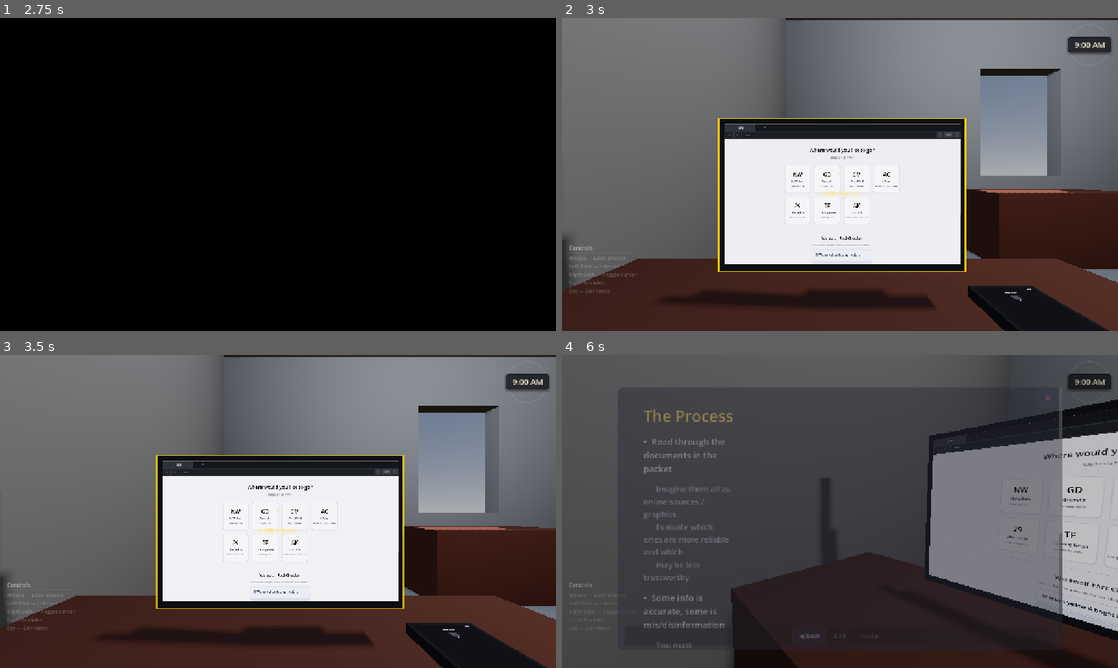
Above: before the commit, frames 1-4 (two rows, left to right).
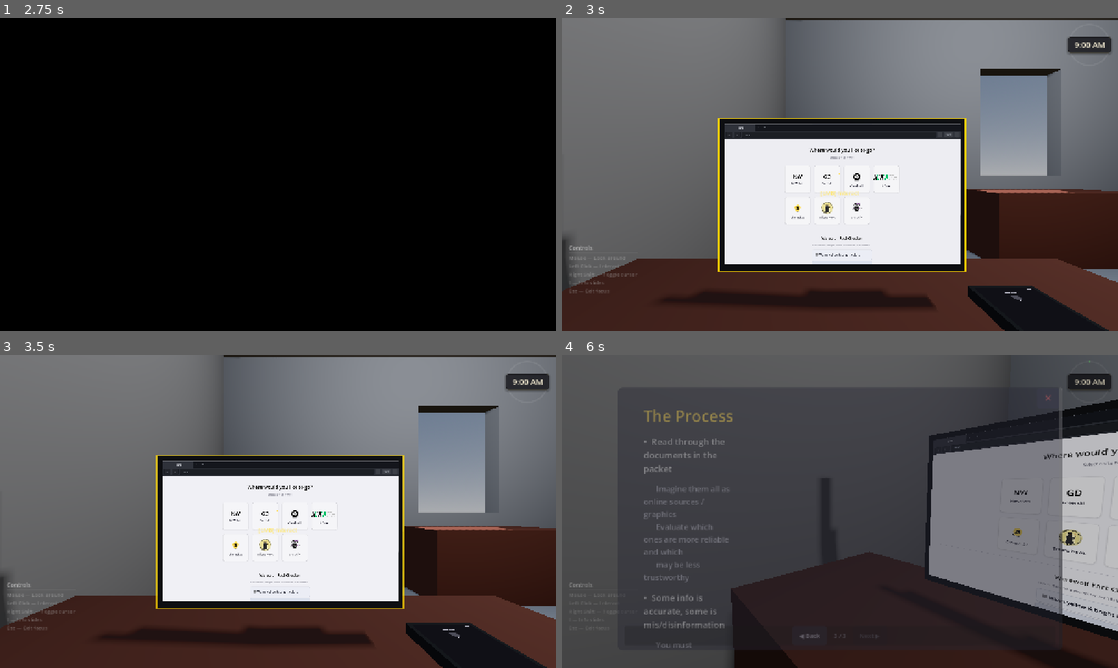
Above: after the commit, the same moments.

Repository: nickcyran/werewolf-on-campus
Game: Godot game, scene res://ui/landing_page/landing_page.tscn
Two runs of this game, one before a commit and one after it. Both use one fixed random seed, a clock stepped at 60 frames per second and the inputs below. Sound files missing from this copy of the repository are replaced by a short silence.
Inputs (mouse positions are in pixels of both pictures, inside the frame that each line leads up to):
- Up to frame 1 (2.75 s): click "Next ▶" at 0.5 s; click "Next ▶" at 1.25 s; click "Begin ▶" at 2 s
- Up to frame 2 (3 s): tap Enter at 2.75 s; move the mouse to (962, 158) at 2.77 s; press the mouse at (962, 158) at 2.78 s
- Up to frame 3 (3.5 s): no input
- Up to frame 4 (6 s): tap Space at 3.5 s; move the mouse to (812, 511) at 3.52 s; release the mouse at (812, 511) at 3.53 s; tap I (toggle_info) at 3.6 s; click (812, 511) at 3.67 s; click "Next ▶" at 4.25 s; click "Next ▶" at 5 s; click "✕" at 5.75 s

Frame 1 is identical in both runs. In frame 2, 0.4% of the frame differs, in the area x 40-61%, y 49-65%; in frame 3, 0.4%; in frame 4, 0.5%, in the area x 80-100%, y 42-66%.

Commit message:
Browser Home Site Logos

Diff:
--- a/features/sites/home/browser_home.gd
+++ b/features/sites/home/browser_home.gd
@@ -6,6 +6,7 @@
 @export var site_labels: PackedStringArray = []
 @export var site_descriptions: PackedStringArray = []
 @export var site_icons: PackedStringArray = []
+@export var site_logos: Array[Texture2D] = []
 
 @onready var _grid: GridContainer = $Scroll/PageContent/SitesSection/Grid
 @onready var _checklist_items: VBoxContainer = $Scroll/PageContent/ChecklistSection/ChecklistMargin/ChecklistVBox/ChecklistItems
@@ -18,9 +19,10 @@
 		var label_text: String = site_labels[i] if i < site_labels.size() else "Site"
 		var desc_text: String = site_descriptions[i] if i < site_descriptions.size() else ""
 		var icon_text: String = site_icons[i] if i < site_icons.size() else ""
+		var logo: Texture2D = site_logos[i] if i < site_logos.size() else null
 		var tile: HomeSiteTile = HomeSiteTileScene.instantiate() as HomeSiteTile
 		tile.navigate_requested.connect(_navigate_to)
-		tile.configure(icon_text, label_text, desc_text, site_scenes[i])
+		tile.configure(icon_text, label_text, desc_text, site_scenes[i], logo)
 		_grid.add_child(tile)
 
 	_build_checklist()
--- a/features/sites/home/browser_home.tscn
+++ b/features/sites/home/browser_home.tscn
@@ -1,15 +1,20 @@
 [gd_scene format=3 uid="uid://cwpmhn0ngqhpn"]
 
-[ext_resource type="Script" path="res://features/sites/home/browser_home.gd" id="1_home"]
+[ext_resource type="Script" uid="uid://degg7qsgmghtb" path="res://features/sites/home/browser_home.gd" id="1_home"]
 [ext_resource type="PackedScene" uid="uid://bqkh6hns1kohv" path="res://features/sites/nowolves/nowolves.tscn" id="2_nw"]
 [ext_resource type="PackedScene" uid="uid://jx04rrr7disu" path="res://features/sites/greendit/greendit.tscn" id="3_greendit"]
-[ext_resource type="PackedScene" uid="uid://email_client" path="res://features/sites/email/EmailClient.tscn" id="4_email"]
-[ext_resource type="PackedScene" path="res://features/sites/acww/acww_main.tscn" id="5_acww"]
-[ext_resource type="PackedScene" path="res://features/sites/channel29/channel29.tscn" id="6_ch29"]
-[ext_resource type="PackedScene" path="res://features/sites/trifangnews/trifang_news.tscn" id="7_tfn"]
+[ext_resource type="PackedScene" uid="uid://cd1j70hcw1372" path="res://features/sites/email/EmailClient.tscn" id="4_email"]
+[ext_resource type="PackedScene" uid="uid://kgsdixpw20t6" path="res://features/sites/acww/acww_main.tscn" id="5_acww"]
+[ext_resource type="PackedScene" uid="uid://c7lsmvhqyxdfx" path="res://features/sites/channel29/channel29.tscn" id="6_ch29"]
+[ext_resource type="PackedScene" uid="uid://c4ya7npfp4aot" path="res://features/sites/trifangnews/trifang_news.tscn" id="7_tfn"]
 [ext_resource type="PackedScene" uid="uid://dqt5k7rnx2p8c" path="res://features/sites/shockify/shockify.tscn" id="8_shockify"]
+[ext_resource type="Texture2D" uid="uid://bc4lqvpe3n3qb" path="res://assets/logos/CloudMail_logo.png" id="9_logo_cm"]
+[ext_resource type="Texture2D" uid="uid://uh7v0v0flufl" path="res://assets/logos/ACWW.png" id="10_logo_acww"]
+[ext_resource type="Texture2D" uid="uid://gr3lfro17hif" path="res://assets/mockups/Curved text of Channel 29 News logo.png" id="11_6ly25"]
+[ext_resource type="Texture2D" uid="uid://bh2slt1wk4g4s" path="res://assets/logos/Trifang-crest.png" id="12_k066q"]
+[ext_resource type="Texture2D" uid="uid://dlw4sliwnm120" path="res://assets/SHOCKIFY logo.png" id="13_logo_sk"]
 
-[node name="BrowserHome" type="Control"]
+[node name="BrowserHome" type="Control" unique_id=1913955789]
 layout_mode = 3
 anchors_preset = 15
 anchor_right = 1.0
@@ -19,13 +24,13 @@
 size_flags_horizontal = 3
 size_flags_vertical = 3
 script = ExtResource("1_home")
+site_scenes = Array[PackedScene]([ExtResource("2_nw"), ExtResource("3_greendit"), ExtResource("4_email"), ExtResource("5_acww"), ExtResource("6_ch29"), ExtResource("7_tfn"), ExtResource("8_shockify")])
+site_labels = ["NoWolves", "Greendit", "Cloudmail", "ACWW", "Channel 29", "Trifang News", "Shockify"]
+site_icons = ["NW", "GD"]
+site_logos = Array[Texture2D]([null, null, ExtResource("9_logo_cm"), ExtResource("10_logo_acww"), ExtResource("11_6ly25"), ExtResource("12_k066q"), ExtResource("13_logo_sk")])
 site_title = "Home"
-site_scenes = Array[PackedScene]([ExtResource("2_nw"), ExtResource("3_greendit"), ExtResource("4_email"), ExtResource("5_acww"), ExtResource("6_ch29"), ExtResource("7_tfn"), ExtResource("8_shockify")])
-site_labels = PackedStringArray("NoWolves", "Greendit", "CloudMail", "ACWW", "Channel 29", "Tri-Fang News", "Shockify")
-site_descriptions = PackedStringArray("News & articles", "Campus forum", "Campus email", "Official commission news", "Local news station", "University news", "Campus podcast streaming")
-site_icons = PackedStringArray("NW", "GD", "CM", "AC", "29", "TF", "SK")
 
-[node name="Background" type="ColorRect" parent="."]
+[node name="Background" type="ColorRect" parent="." unique_id=642152478]
 layout_mode = 1
 anchors_preset = 15
 anchor_right = 1.0
@@ -35,7 +40,7 @@
 mouse_filter = 2
 color = Color(0.94, 0.94, 0.96, 1)
 
-[node name="Scroll" type="ScrollContainer" parent="."]
+[node name="Scroll" type="ScrollContainer" parent="." unique_id=414018613]
 layout_mode = 1
 anchors_preset = 15
 anchor_right = 1.0
@@ -44,79 +49,79 @@
 grow_vertical = 2
 horizontal_scroll_mode = 0
 
-[node name="PageContent" type="VBoxContainer" parent="Scroll"]
+[node name="PageContent" type="VBoxContainer" parent="Scroll" unique_id=597536530]
 layout_mode = 2
 size_flags_horizontal = 3
 theme_override_constants/separation = 0
 
-[node name="TopSpacer" type="Control" parent="Scroll/PageContent"]
+[node name="TopSpacer" type="Control" parent="Scroll/PageContent" unique_id=1335530579]
 custom_minimum_size = Vector2(0, 40)
 layout_mode = 2
 
-[node name="SitesSection" type="VBoxContainer" parent="Scroll/PageContent"]
+[node name="SitesSection" type="VBoxContainer" parent="Scroll/PageContent" unique_id=642043645]
 layout_mode = 2
 size_flags_horizontal = 4
 theme_override_constants/separation = 12
 
-[node name="TitleLabel" type="Label" parent="Scroll/PageContent/SitesSection"]
+[node name="TitleLabel" type="Label" parent="Scroll/PageContent/SitesSection" unique_id=1991258954]
 layout_mode = 2
 theme_override_colors/font_color = Color(0.15, 0.15, 0.15, 1)
 theme_override_font_sizes/font_size = 26
 text = "Where would you like to go?"
 horizontal_alignment = 1
 
-[node name="Subtitle" type="Label" parent="Scroll/PageContent/SitesSection"]
+[node name="Subtitle" type="Label" parent="Scroll/PageContent/SitesSection" unique_id=1118171839]
 layout_mode = 2
 theme_override_colors/font_color = Color(0.5, 0.5, 0.55, 1)
 theme_override_font_sizes/font_size = 12
 text = "Select a site to browse"
 horizontal_alignment = 1
 
-[node name="Spacer" type="Control" parent="Scroll/PageContent/SitesSection"]
+[node name="Spacer" type="Control" parent="Scroll/PageContent/SitesSection" unique_id=980175833]
 custom_minimum_size = Vector2(0, 8)
 layout_mode = 2
 
-[node name="Grid" type="GridContainer" parent="Scroll/PageContent/SitesSection"]
+[node name="Grid" type="GridContainer" parent="Scroll/PageContent/SitesSection" unique_id=1355616539]
 layout_mode = 2
 size_flags_horizontal = 4
 theme_override_constants/h_separation = 20
 theme_override_constants/v_separation = 20
 columns = 4
 
-[node name="Divider" type="MarginContainer" parent="Scroll/PageContent"]
+[node name="Divider" type="MarginContainer" parent="Scroll/PageContent" unique_id=1868374452]
 layout_mode = 2
 theme_override_constants/margin_left = 60
 theme_override_constants/margin_top = 28
 theme_override_constants/margin_right = 60
 theme_override_constants/margin_bottom = 28
 
-[node name="Line" type="ColorRect" parent="Scroll/PageContent/Divider"]
+[node name="Line" type="ColorRect" parent="Scroll/PageContent/Divider" unique_id=793270794]
 custom_minimum_size = Vector2(0, 1)
 layout_mode = 2
 color = Color(0.78, 0.78, 0.82, 1)
 
-[node name="ChecklistSection" type="VBoxContainer" parent="Scroll/PageContent"]
+[node name="ChecklistSection" type="VBoxContainer" parent="Scroll/PageContent" unique_id=574218946]
 layout_mode = 2
 size_flags_horizontal = 4
 theme_override_constants/separation = 10
 
-[node name="ChecklistMargin" type="MarginContainer" parent="Scroll/PageContent/ChecklistSection"]
+[node name="ChecklistMargin" type="MarginContainer" parent="Scroll/PageContent/ChecklistSection" unique_id=1505945868]
 layout_mode = 2
 theme_override_constants/margin_left = 40
 theme_override_constants/margin_right = 40
 
-[node name="ChecklistVBox" type="VBoxContainer" parent="Scroll/PageContent/ChecklistSection/ChecklistMargin"]
+[node name="ChecklistVBox" type="VBoxContainer" parent="Scroll/PageContent/ChecklistSection/ChecklistMargin" unique_id=232241235]
 layout_mode = 2
 theme_override_constants/separation = 14
 
-[node name="ChecklistTitle" type="Label" parent="Scroll/PageContent/ChecklistSection/ChecklistMargin/ChecklistVBox"]
+[node name="ChecklistTitle" type="Label" parent="Scroll/PageContent/ChecklistSection/ChecklistMargin/ChecklistVBox" unique_id=1263626629]
 layout_mode = 2
 theme_override_colors/font_color = Color(0.15, 0.15, 0.15, 1)
 theme_override_font_sizes/font_size = 20
 text = "Werewolf Fact Checker"
 horizontal_alignment = 1
 
-[node name="ChecklistDesc" type="Label" parent="Scroll/PageContent/ChecklistSection/ChecklistMargin/ChecklistVBox"]
+[node name="ChecklistDesc" type="Label" parent="Scroll/PageContent/ChecklistSection/ChecklistMargin/ChecklistVBox" unique_id=221556309]
 layout_mode = 2
 theme_override_colors/font_color = Color(0.45, 0.45, 0.5, 1)
 theme_override_font_sizes/font_size = 11
@@ -124,10 +129,10 @@
 horizontal_alignment = 1
 autowrap_mode = 2
 
-[node name="ChecklistItems" type="VBoxContainer" parent="Scroll/PageContent/ChecklistSection/ChecklistMargin/ChecklistVBox"]
+[node name="ChecklistItems" type="VBoxContainer" parent="Scroll/PageContent/ChecklistSection/ChecklistMargin/ChecklistVBox" unique_id=454299659]
 layout_mode = 2
 theme_override_constants/separation = 4
 
-[node name="BottomSpacer" type="Control" parent="Scroll/PageContent"]
+[node name="BottomSpacer" type="Control" parent="Scroll/PageContent" unique_id=1189866278]
 custom_minimum_size = Vector2(0, 40)
 layout_mode = 2
--- a/features/sites/home/home_site_tile.gd
+++ b/features/sites/home/home_site_tile.gd
@@ -13,9 +13,14 @@
 	pressed.connect(_on_pressed)
 
 
-func configure(icon_text: String, title_text: String, desc_text: String, target: PackedScene) -> void:
+func configure(icon_text: String, title_text: String, desc_text: String, target: PackedScene, logo: Texture2D = null) -> void:
 	_target = target
-	%Icon.text = icon_text
+	if logo:
+		%Logo.texture = logo
+		%Logo.visible = true
+		%Icon.visible = false
+	else:
+		%Icon.text = icon_text
 	%Title.text = title_text
 	if desc_text.is_empty():
 		%Desc.visible = false
--- a/features/sites/home/home_site_tile.tscn
+++ b/features/sites/home/home_site_tile.tscn
@@ -24,6 +24,16 @@
 theme_type_variation = &"HomeTileIconLabel"
 horizontal_alignment = 1
 
+[node name="Logo" type="TextureRect" parent="VBox"]
+unique_name_in_owner = true
+custom_minimum_size = Vector2(0, 64)
+layout_mode = 2
+size_flags_horizontal = 3
+mouse_filter = 2
+expand_mode = 1
+stretch_mode = 5
+visible = false
+
 [node name="Title" type="Label" parent="VBox"]
 unique_name_in_owner = true
 layout_mode = 2
